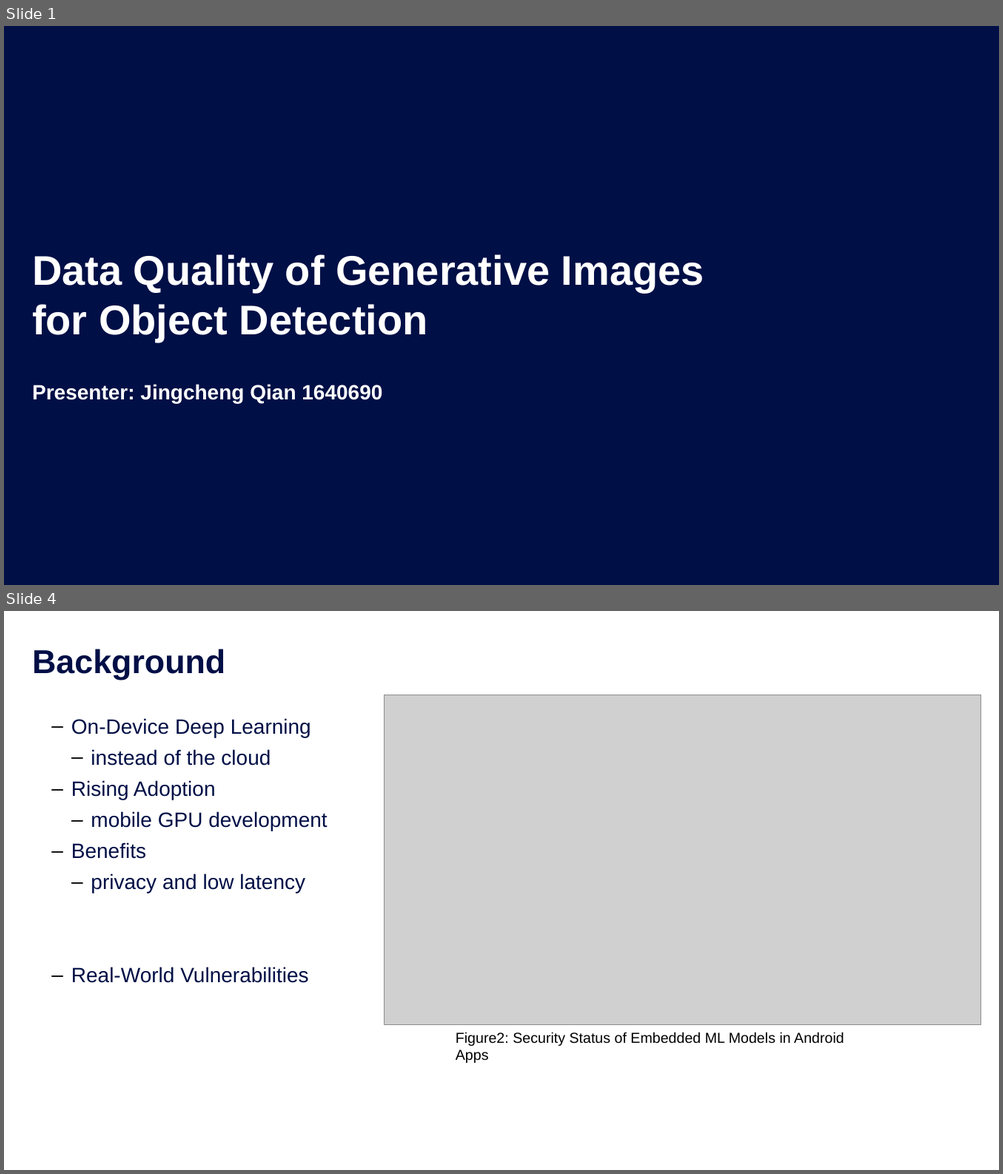
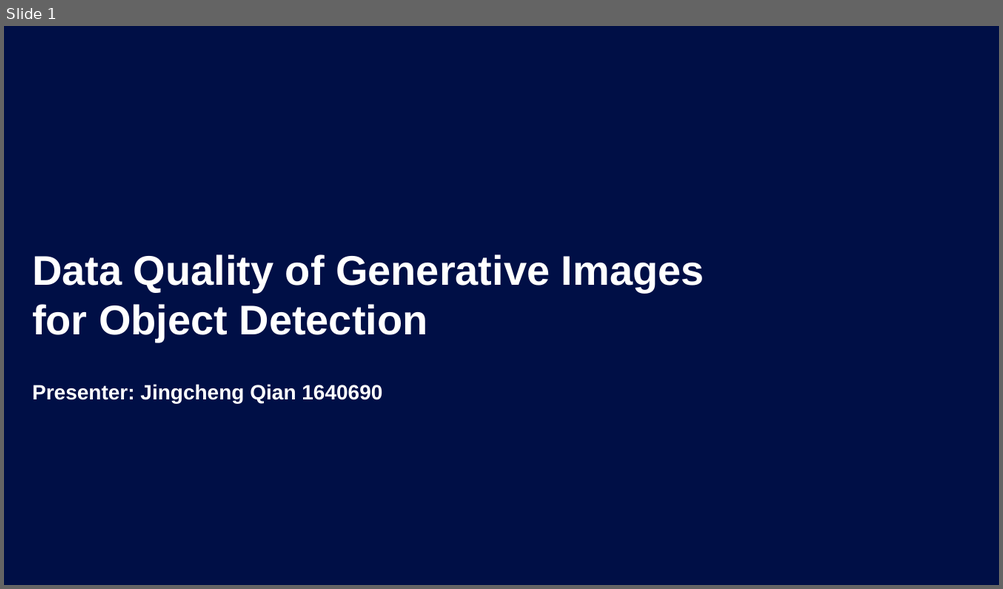
Before and after one commit to chengchengchenchen/MCS-Research-Project, a slide deck: doc/Presentation.pptx. Shown one above the other, each under a label of ours: slides 1 and 4 before the commit, slide 1 after it; the slides between them are not shown. The pictures are 1003x1174 and 1003x589 pixels, drawn with LibreOffice and Linux fonts; fonts in the diff are those of the drawing; grey boxes stand for pictures; background and template pictures are left out. Boxes give left, top, right and bottom in pixels: in the first picture for what was removed or moved away, otherwise in the second. Text is boxed around its words. In the diff, an @@ line names an element or a change of style, - is before the commit and + after.

```diff
--- a/doc/Presentation.pptx
+++ b/doc/Presentation.pptx
@@ slide 4 removed at <box>4,611,999,1170</box>, background #FFFFFF @@
@@ title removed at <box>32,649,225,680</box> @@
-Background
@@ picture removed at <box>384,695,981,1025</box> @@
@@ text removed at <box>71,718,327,983</box> @@
-      ‒ On-Device Deep Learning
-        ‒ instead of the cloud
-      ‒ Rising Adoption
-        ‒ mobile GPU development
-      ‒ Benefits
-        ‒ privacy and low latency
-      ‒ Real-World Vulnerabilities
@@ text removed at <box>455,1032,844,1046</box> @@
-    Figure2: Security Status of Embedded ML Models in Android Apps
```
Also in this commit, not shown: 17 slides added, 6 other slides removed, 15 other files.
